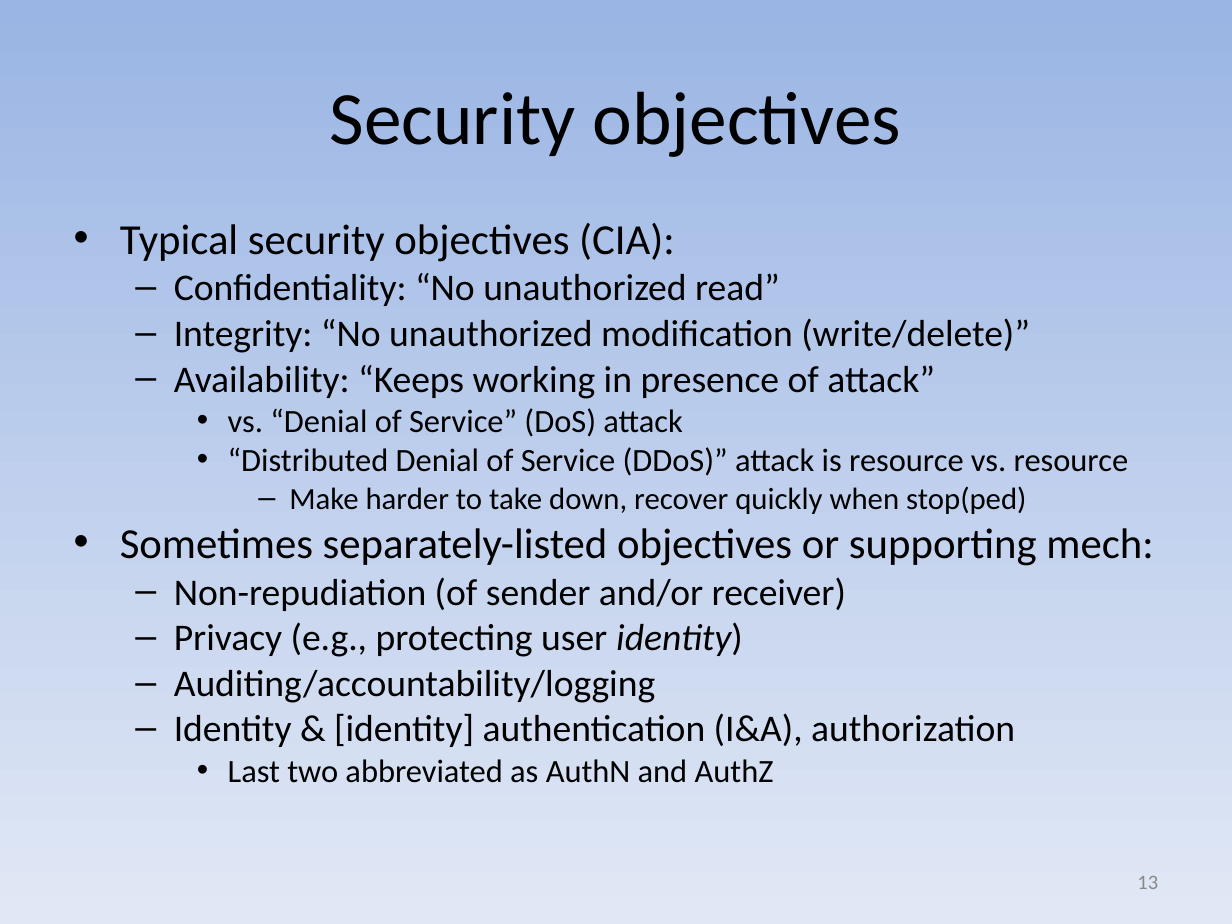
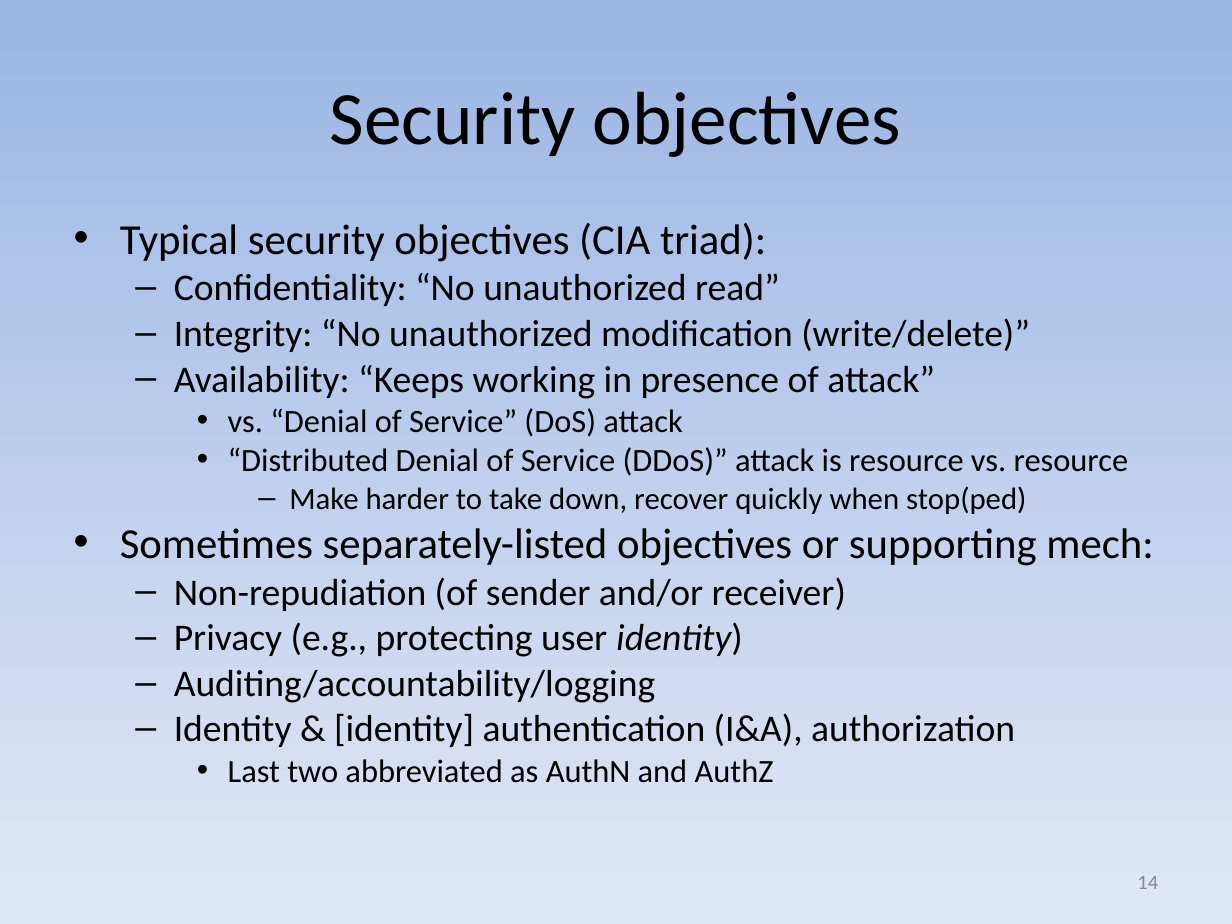
Before and after one commit to david-a-wheeler/david-a-wheeler.github.io, a slide deck: slide 14 of secure-class/presentations/Secure-Software-1-Introduction.ppt (slide 13 before the commit). Drawn at 1232x924 pixels with LibreOffice and Linux fonts; fonts in the diff are those of the drawing. Boxes give left, top, right and bottom in pixels: in the first picture for what was removed or moved away, otherwise in the second. Text is boxed around its words. In the diff, an @@ line names an element or a change of style, - is before the commit and + after.

```diff
--- a/secure-class/presentations/Secure-Software-1-Introduction.ppt
+++ b/secure-class/presentations/Secure-Software-1-Introduction.ppt
@@ text at (120, 223, 766, 262): text changed @@
-• Typical security objectives (CIA):
+• Typical security objectives (CIA triad):
@@ page number at (1137, 876, 1158, 889): text changed @@
-13
+14
```
Also in this commit, not shown: 3 other slides changed, 1 slide added, 1 other file.
